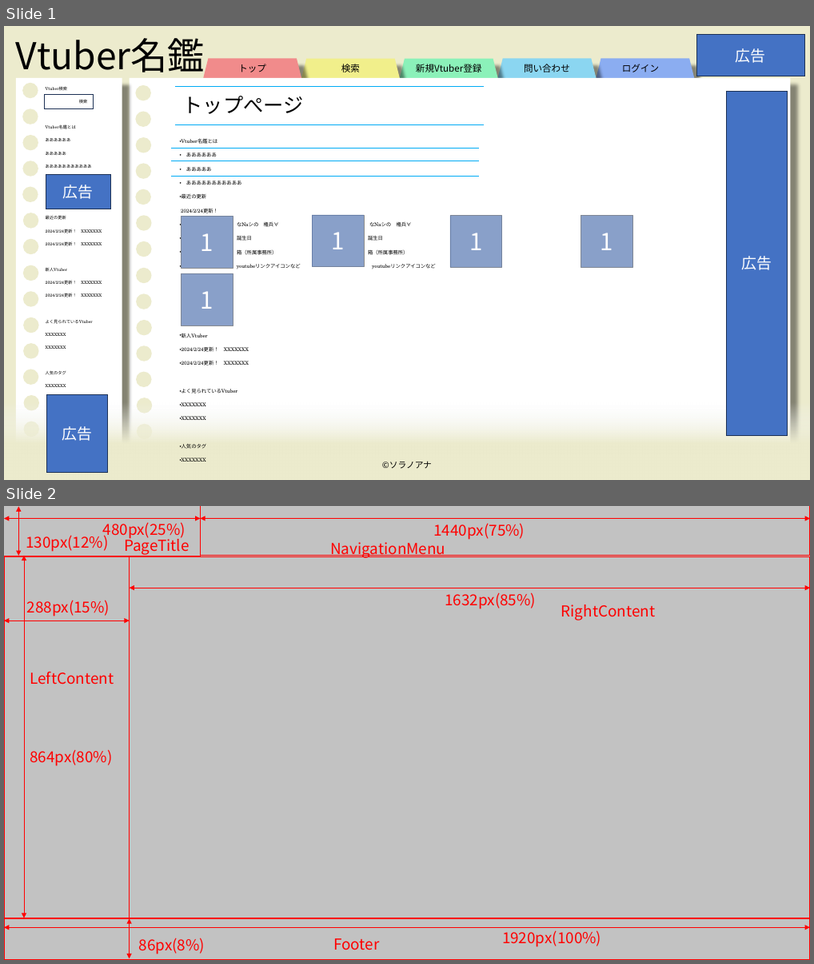
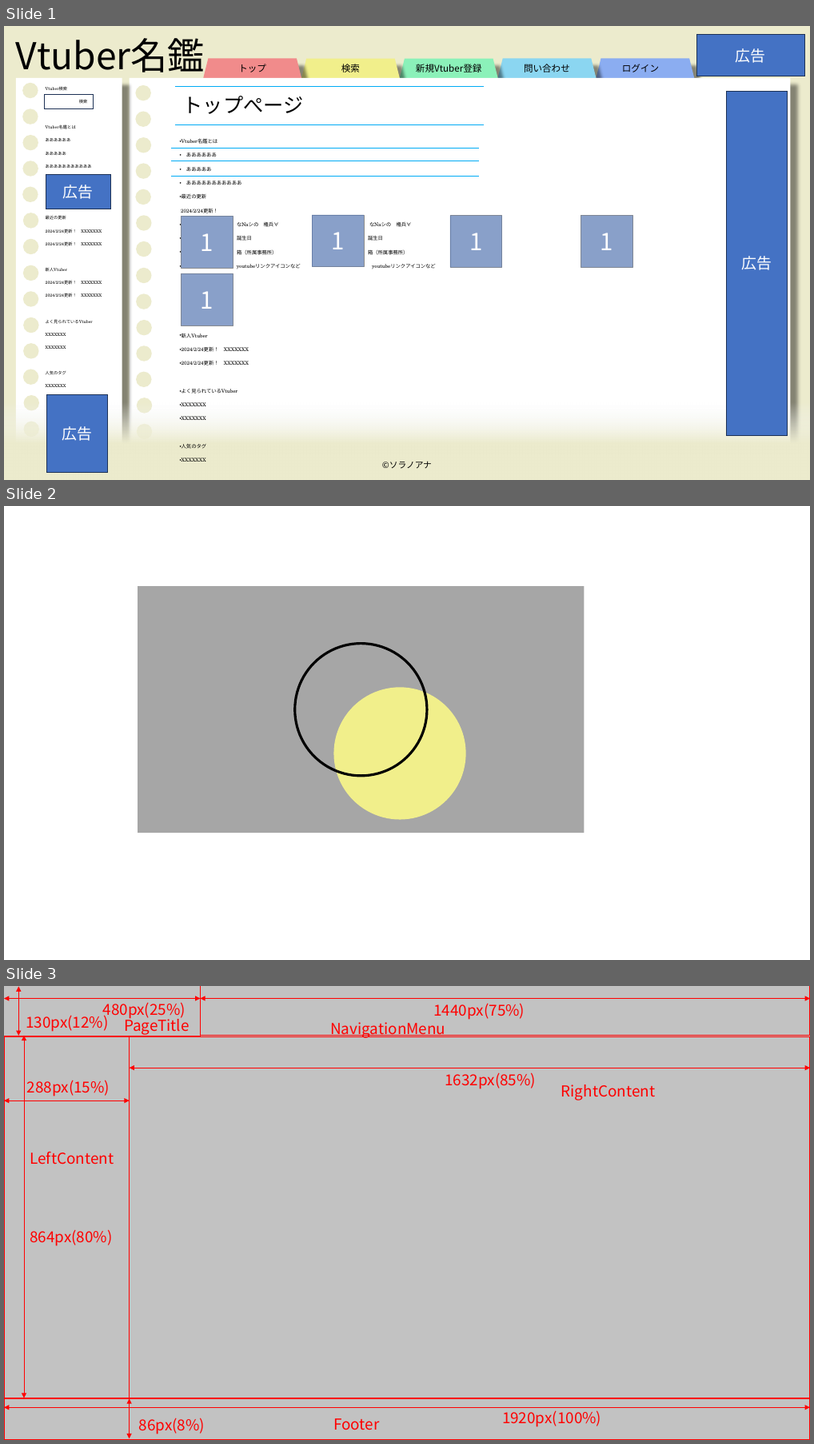
Before and after one commit to Soranoana/VtuberMeikan, a slide deck: ページデザイン.pptx. Shown one above the other, each under a label of ours: slides 1 and 2 before the commit, slides 1, 2 and 3 after it. The pictures are 814x964 and 814x1444 pixels, drawn with LibreOffice and Linux fonts; fonts in the diff are those of the drawing; grey boxes stand for pictures; background and template pictures are left out. Boxes give left, top, right and bottom in pixels: in the first picture for what was removed or moved away, otherwise in the second. Text is boxed around its words. In the diff, an @@ line names an element or a change of style, - is before the commit and + after.

Commit message:
一部修正

```diff
--- a/ページデザイン.pptx
+++ b/ページデザイン.pptx
@@ slide 2 added at (4,506,810,960), background #FFFFFF @@
@@ rectangle added at (138,587,584,832), fill #A6A6A6 @@
@@ ellipse added at (295,644,427,776), outline #000000 3 pt @@
@@ ellipse added at (334,687,466,820), fill #F1EF8B @@
@@ what was slide 2 is now slide 3 @@
```
